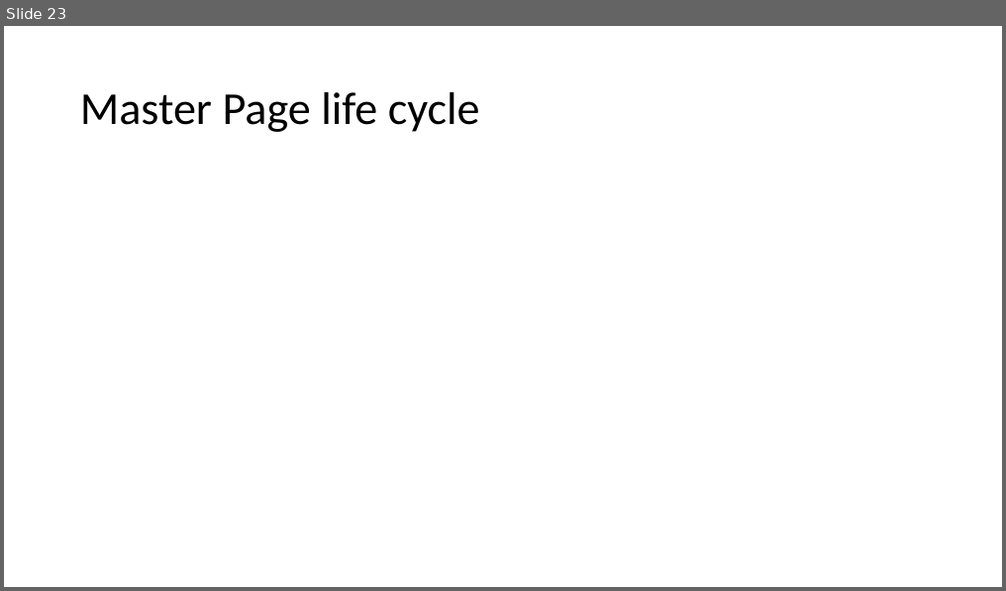
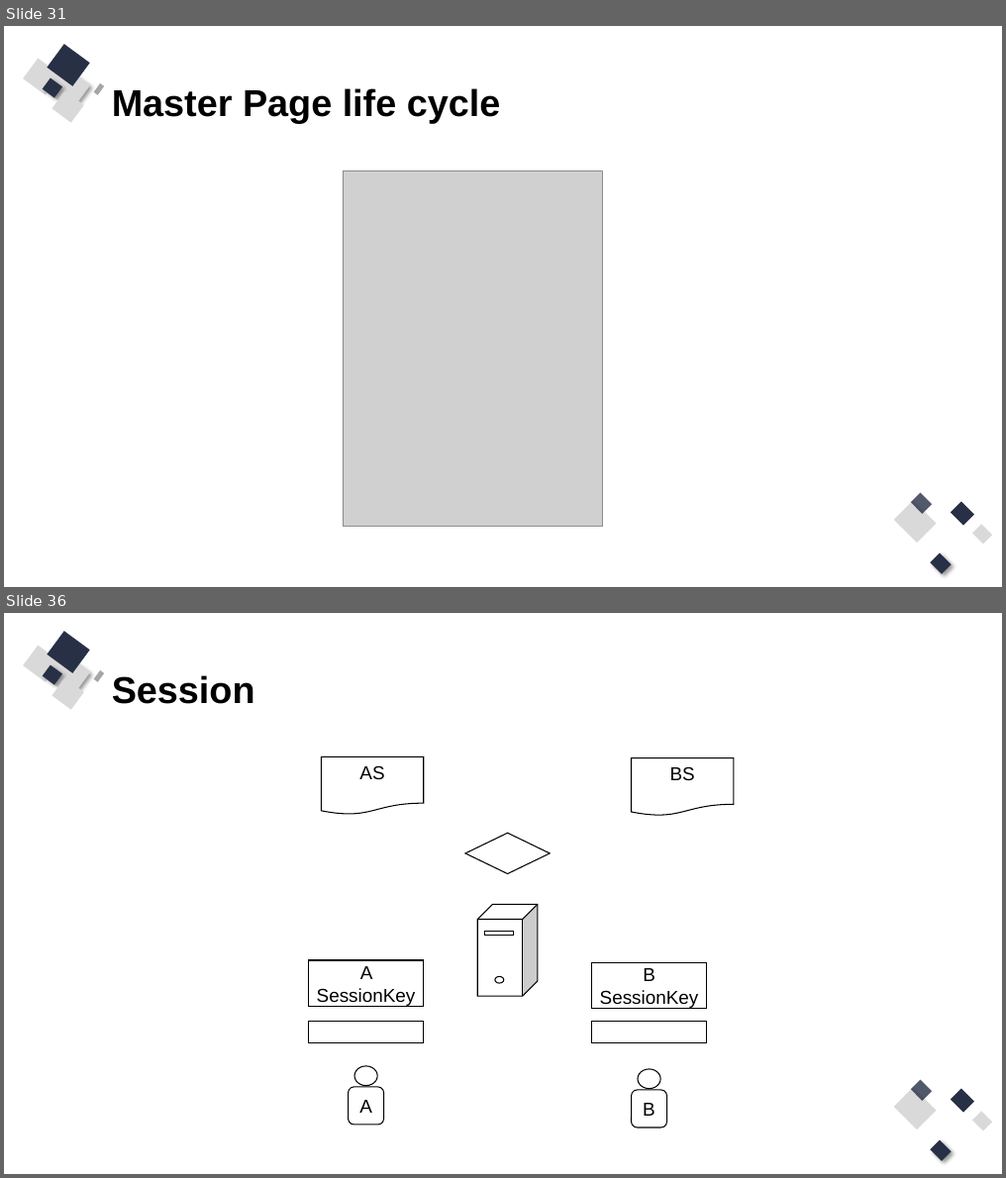
Before and after one commit to Q81JIAXIONG/-, a slide deck: 投影片/2.asp.net webform 框架.pptx. Shown one above the other, each under a label of ours: slide 23 before the commit, slides 31 and 36 after it; the slides between them are not shown. The pictures are 1006x591 and 1006x1178 pixels, drawn with LibreOffice and Linux fonts; fonts in the diff are those of the drawing; grey boxes stand for pictures. Boxes give left, top, right and bottom in pixels: in the first picture for what was removed or moved away, otherwise in the second. Text is boxed around its words. In the diff, an @@ line names an element or a change of style, - is before the commit and + after.

```diff
--- a/投影片/2.asp.net webform 框架.pptx
+++ b/投影片/2.asp.net webform 框架.pptx
@@ slide 36 added at (x1=4, y1=613, x2=1002, y2=1174), background #FFFFFF; not listed: 13 template elements that a slide beside it also shows @@
@@ title added at (x1=112, y1=675, x2=255, y2=704), 36 pt, text #000000, bold @@
+Session
@@ flow chart document added at (x1=322, y1=757, x2=424, y2=814), fill #FFFFFF, outline #000000 1 pt, 18 pt, text #000000 @@
+AS
@@ flow chart document added at (x1=632, y1=759, x2=734, y2=816), fill #FFFFFF, outline #000000 1 pt, 18 pt, text #000000 @@
+BS
@@ diamond added at (x1=465, y1=833, x2=549, y2=874), fill #FFFFFF, outline #000000 1 pt @@
@@ cube added at (x1=478, y1=904, x2=538, y2=996), fill #FFFFFF, outline #000000 1 pt @@
@@ rectangle added at (x1=485, y1=932, x2=514, y2=936), fill #FFFFFF, outline #000000 1 pt @@
@@ rectangle added at (x1=309, y1=960, x2=424, y2=1006), fill #FFFFFF, outline #000000 1 pt, 18 pt, text #000000 @@
+A SessionKey
@@ rectangle added at (x1=592, y1=963, x2=707, y2=1009), fill #FFFFFF, outline #000000 1 pt, 18 pt, text #000000 @@
+B SessionKey
@@ ellipse added at (x1=495, y1=977, x2=504, y2=983), fill #FFFFFF, outline #000000 1 pt @@
@@ rectangle added at (x1=309, y1=1022, x2=424, y2=1044), fill #FFFFFF, outline #000000 1 pt @@
@@ rectangle added at (x1=592, y1=1022, x2=707, y2=1044), fill #FFFFFF, outline #000000 1 pt @@
@@ rounded rectangle added at (x1=349, y1=1087, x2=384, y2=1124), fill #FFFFFF, outline #000000 1 pt, 18 pt, text #000000 @@
+A
@@ ellipse added at (x1=354, y1=1066, x2=377, y2=1086), fill #FFFFFF, outline #000000 1 pt @@
@@ ellipse added at (x1=638, y1=1069, x2=661, y2=1089), fill #FFFFFF, outline #000000 1 pt @@
@@ rounded rectangle added at (x1=632, y1=1090, x2=667, y2=1128), fill #FFFFFF, outline #000000 1 pt, 18 pt, text #000000 @@
+B
@@ what was slide 23 is now slide 31 @@
@@ slide 31 changed as well @@
@@ title "Master Page life cycle" moved from (x1=80, y1=92, x2=480, y2=132) to (x1=112, y1=88, x2=501, y2=123) @@
@@ title "Master Page life cycle" at (x1=112, y1=88, x2=501, y2=123): size 44 to 36 pt, font Calibri to Arial, bold on @@
@@ group added at (x1=24, y1=44, x2=105, y2=122): 8 rectangles @@
@@ picture added at (x1=343, y1=172, x2=602, y2=527) @@
@@ group added at (x1=894, y1=493, x2=993, y2=574): 5 rectangles @@
```
Also in this commit, not shown: 7 other slides changed, 32 other slides added, 20 slides removed, 23 other files.
